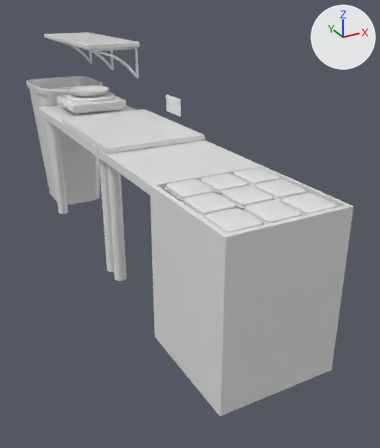
A saved change to the FBX model assets/Truck/SM_truckInterior.fbx.
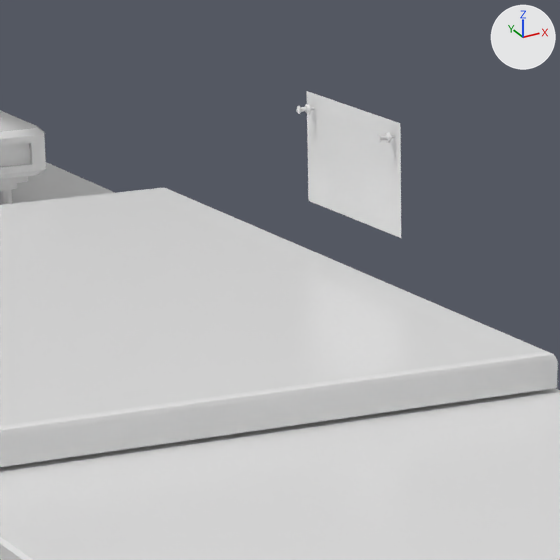
Each version is shown whole from a camera (50 mm lens) standing at (-1.185, -3.591, 1.977) and looking at (0.638, -0.277, 0.32), then close up on the part from 31% to 54% of the width and 18% to 37% of the height. Arrows for +X, +Y and +Z are at upper right; the lights stay in place. The older version's two pictures come first. Where no turn or scale is listed for an object, it has been applied to the vertices.

Objects in the first close-up: 'SM_truckInterior'.
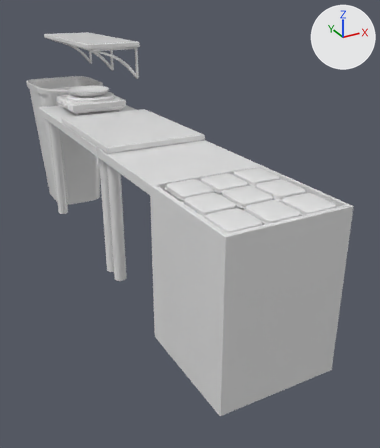
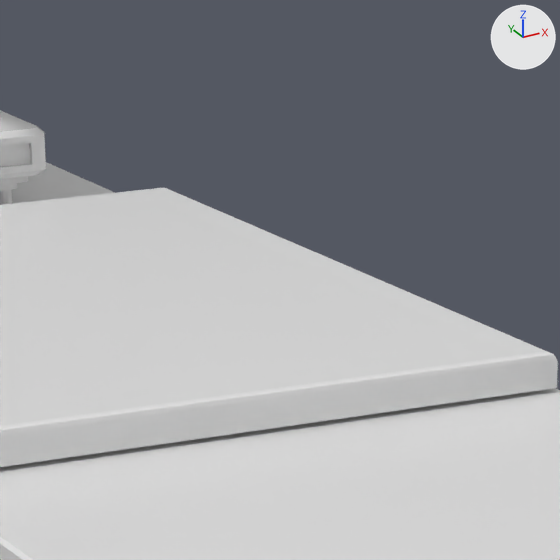
What differs and where, as boxes (x1, y1, x2, y2) in the close-ups (560 x 560 px):
```json
{"object": "SM_truckInterior", "change": "reshaped", "before": [0, 91, 560, 560], "after": [0, 110, 560, 560]}
{"part": 1, "of": "me_mesh", "change": "deleted", "before": [297, 91, 401, 238]}
```

The change, as JSON lines over the scene's bpy script:
```json
{"block": "me_mesh", "where": "# used by ob_sm_truckinterior; location = (0.0, 0.0, 0.0)"}
{"op": "remove", "block": "me_mesh", "code": "me_mesh.from_pydata(...)  # 3120 vertices, 2885 faces; spans x -0.05..0.72, y -1.85..2.1, z -0.02..1.59"}
{"op": "add", "block": "me_mesh", "code": "me_mesh.from_pydata(...)  # 2888 vertices, 2664 faces; spans x -0.05..0.72, y -1.85..2.1, z -0.02..1.59"}
{"block": "me_mesh", "change": "me_mesh part 1: 9 loose pieces with 232 vertices, spanning x 0.69..0.71, y 0.0..0.25, z 1.1..1.23, are deleted"}
```
